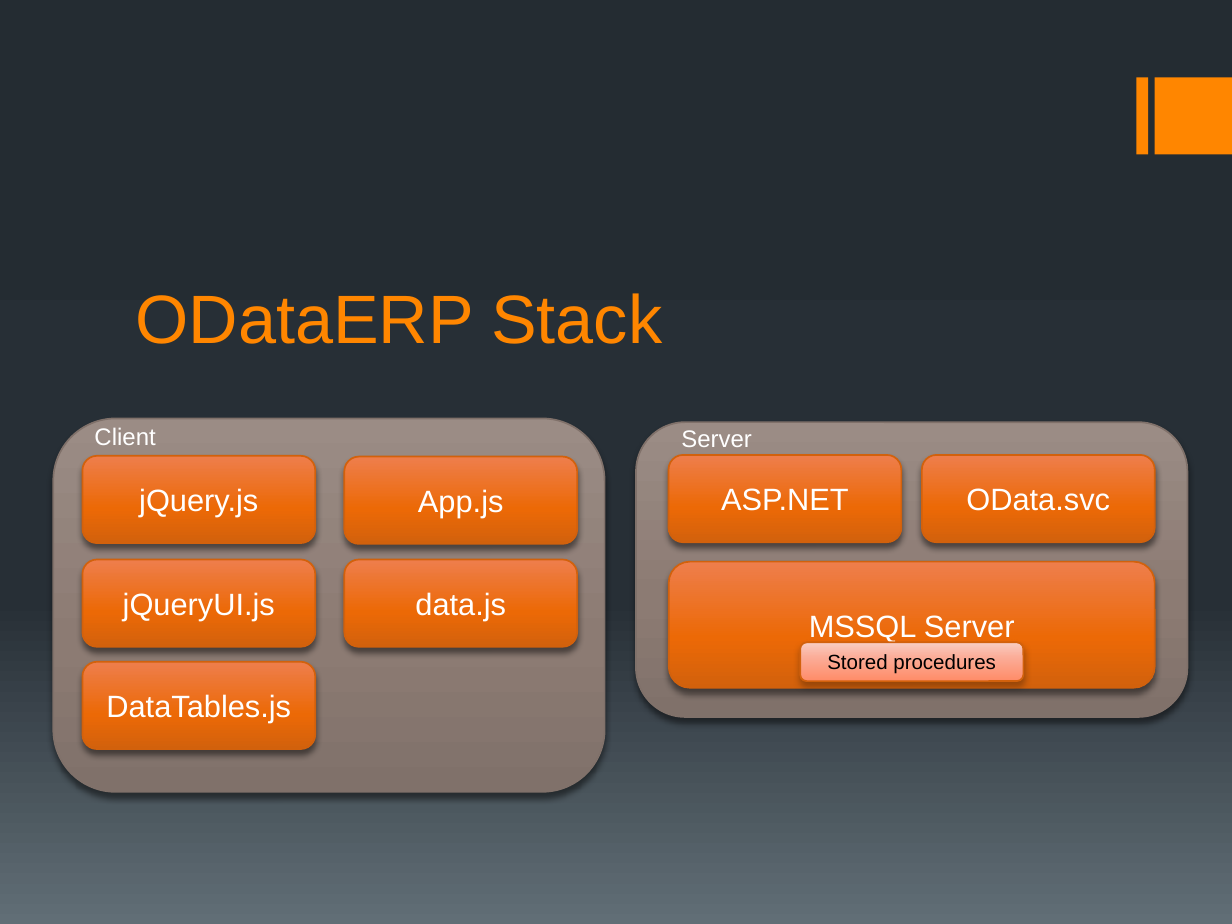
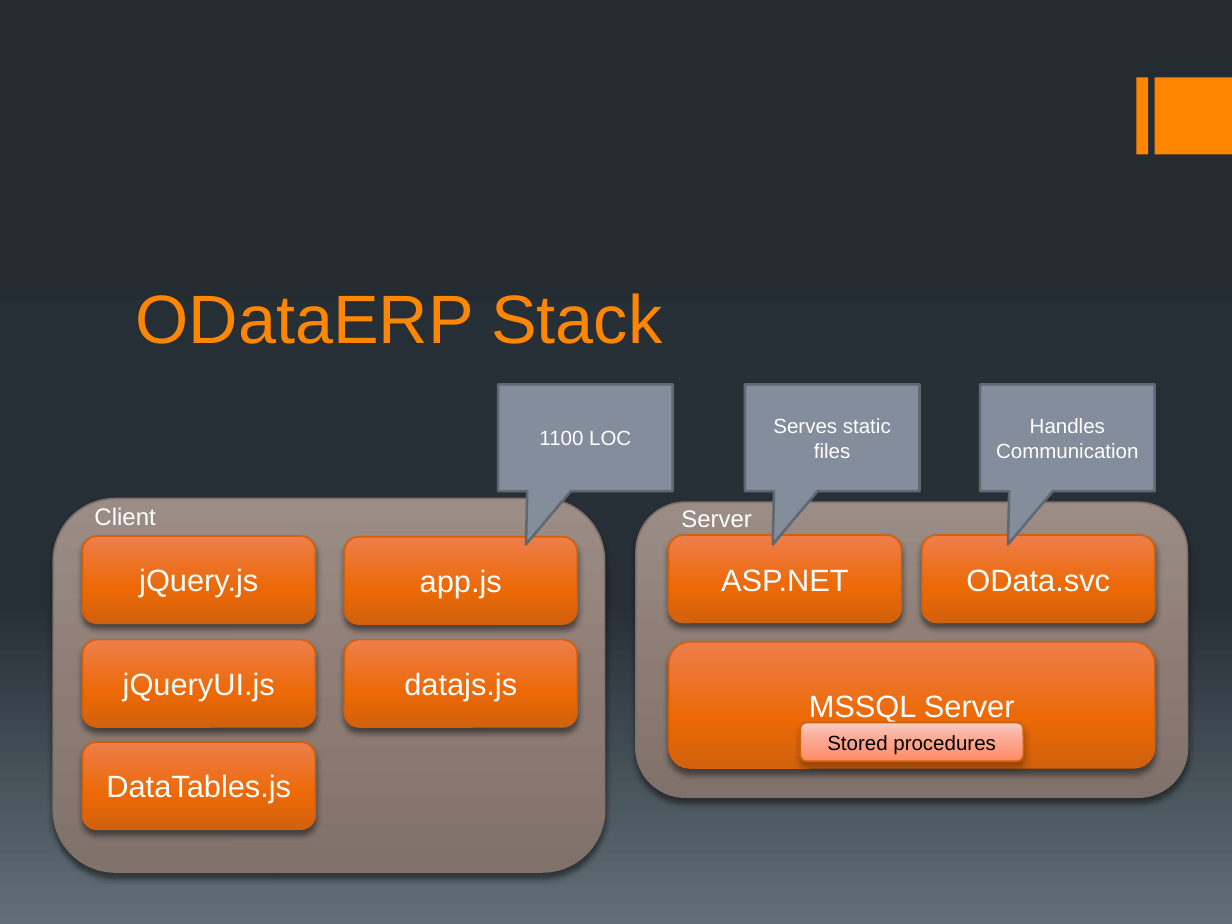
Before and after one commit to fleupold/odataerp, a slide deck: slide 3 of presentation/ODataERP II.pptx. Drawn at 1232x924 pixels with LibreOffice and Linux fonts; fonts in the diff are those of the drawing. Boxes give left, top, right and bottom in pixels: in the first picture for what was removed or moved away, otherwise in the second. Text is boxed around its words. In the diff, an @@ line names an element or a change of style, - is before the commit and + after.

```diff
--- a/presentation/ODataERP II.pptx
+++ b/presentation/ODataERP II.pptx
@@ speech box added at (498, 384, 673, 492), fill #838D9B, outline #616873 1.5 pt, 12 pt, text #FFFFFF @@
+1100 LOC
@@ speech box added at (745, 384, 920, 492), fill #838D9B, outline #616873 1.5 pt, 12 pt, text #FFFFFF @@
+Serves static files
@@ speech box added at (981, 384, 1156, 492), fill #838D9B, outline #616873 1.5 pt, 12 pt, text #FFFFFF @@
+Handles Communication
@@ text in rounded rectangle at (420, 569, 502, 598): text changed @@
-App.js
+app.js
@@ 11 rounded rectangles, 2 texts: place and size @@
-11 rounded rectangles, 2 texts at (53, 419, 1188, 792)
+11 rounded rectangles, 2 texts at (53, 499, 1188, 872)
@@ text in rounded rectangle at (404, 672, 517, 701): text changed @@
-data.js
+datajs.js
```
Also in this commit, not shown: 7 other slides changed, 1 slide added, 1 slide removed, 2 other files.
